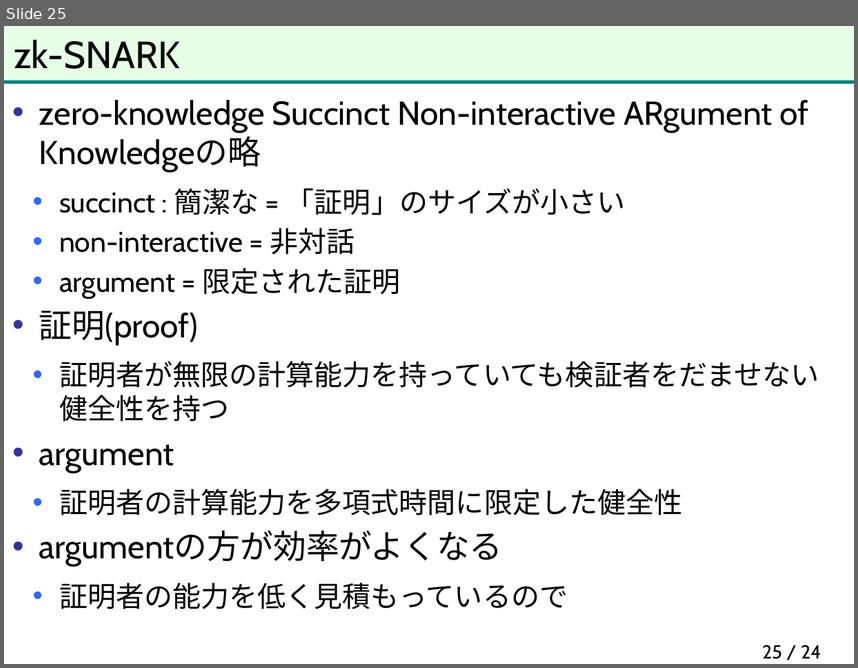
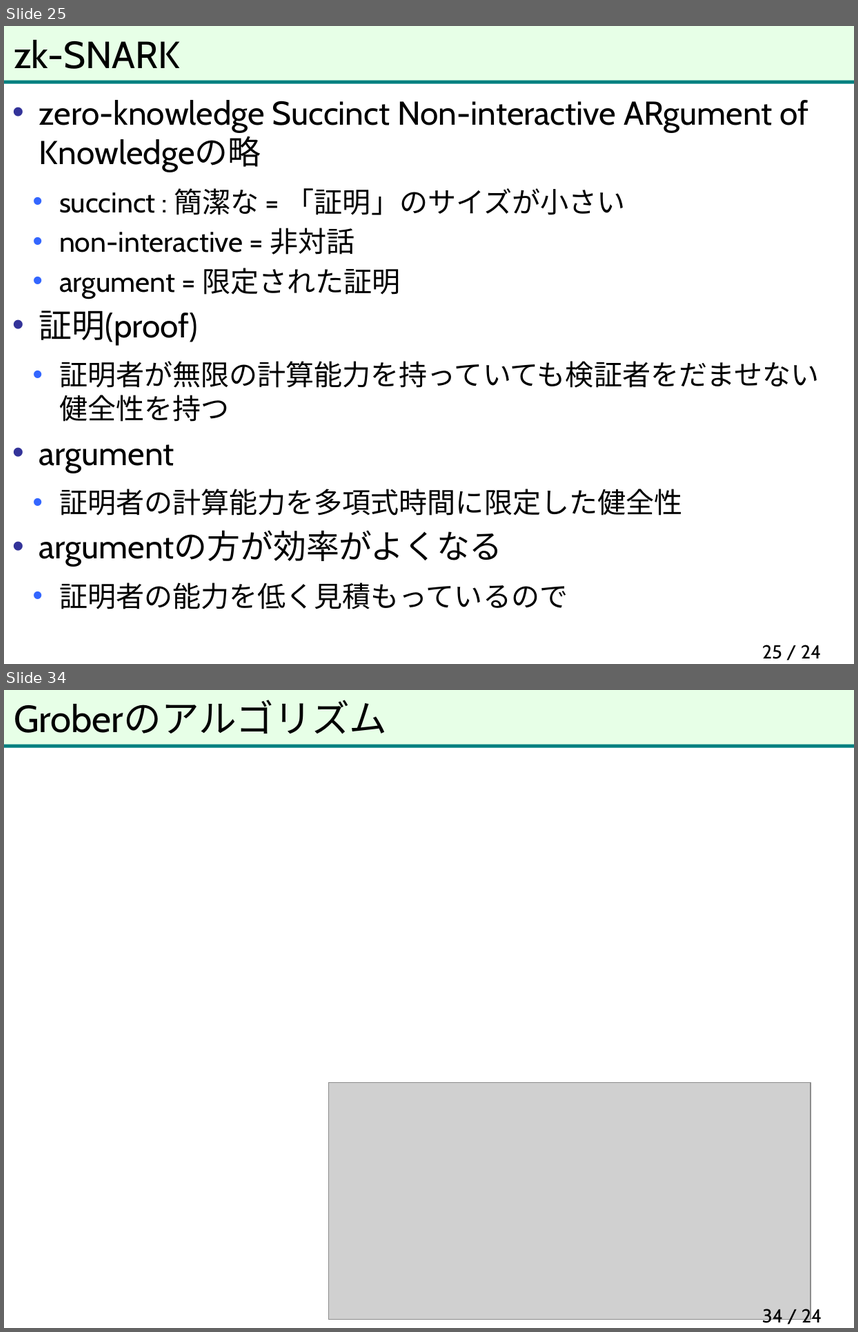
Before and after one commit to herumi/anninbon, a slide deck: lec/anninbon11.pptx. Shown one above the other, each under a label of ours: slide 25 before the commit, slides 25 and 34 after it; the slides between them are not shown. The pictures are 858x668 and 858x1332 pixels, drawn with LibreOffice and Linux fonts; fonts in the diff are those of the drawing; grey boxes stand for pictures; background and template pictures are left out. Boxes give left, top, right and bottom in pixels: in the first picture for what was removed or moved away, otherwise in the second. Text is boxed around its words. In the diff, an @@ line names an element or a change of style, - is before the commit and + after.

```diff
--- a/lec/anninbon11.pptx
+++ b/lec/anninbon11.pptx
@@ slide 34 added at <box>4,690,854,1328</box>, background picture (left out); not listed: 2 template elements that a slide beside it also shows @@
@@ title added at <box>14,700,387,734</box>, 32 pt, text #000000 @@
+Groberのアルゴリズム
@@ picture added at <box>329,1083,811,1320</box> @@
@@ page number added at <box>762,1306,822,1326</box>, 16 pt, text #000000 @@
+34 / 24
```
Also in this commit, not shown: 2 slides changed, 10 other slides added.
